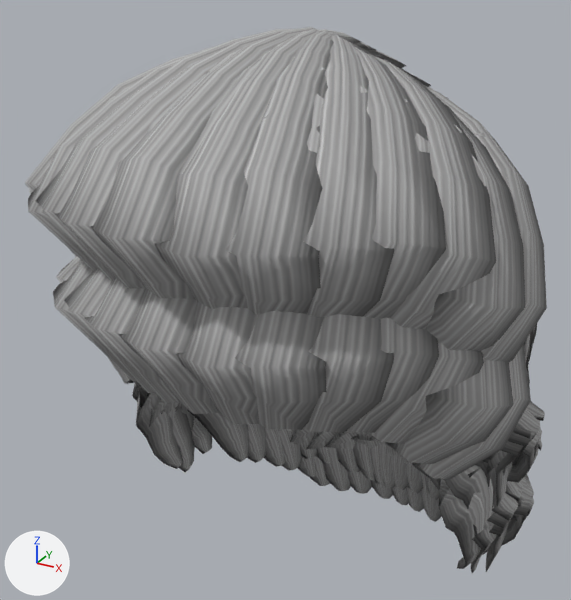
A saved change to the glTF model trainer-models/hair/h-pompadour.glb.
The view is the same before and after, from a camera (50 mm lens) standing at (0.14, -0.265, 1.883) and looking at (-0.016, 0.018, 1.741). Arrows for +X, +Y and +Z are at lower left; the lights stay in place. The first picture is the older version. Vertices at exactly the same position are counted once.

Objects in the first picture: 'h-pompadour-f', 'h-pompadour-m'.
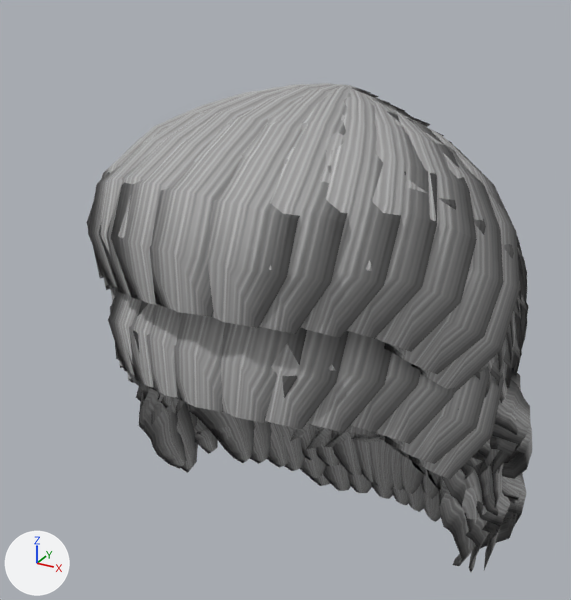
The change, as JSON lines over the scene's bpy script:
```json
{"block": "me_h_pompadour_m", "where": "# used by ob_h_pompadour_m; location = (0.0, 0.0, 0.0)"}
{"op": "remove", "block": "me_h_pompadour_m", "code": "me_h_pompadour_m.from_pydata(...)  # 8933 vertices, 15928 faces; spans x -0.099..0.1, y -0.107..0.124, z 1.607..1.858"}
{"op": "add", "block": "me_h_pompadour_m", "code": "me_h_pompadour_m.from_pydata(...)  # 8933 vertices, 15928 faces; spans x -0.097..0.096, y -0.08..0.12, z 1.607..1.837"}
{"block": "me_h_pompadour_m", "change": "me_h_pompadour_m part 1: the loose piece of 36 vertices spanning x 0.062..0.1, y -0.016..0.031, z 1.711..1.786 is multiplied about its middle by the matrix ((0.765, -0.066, -0.043), (0.034, 1.0, -0.003), (-0.189, 0.0, 0.927)), then moved by (-0.003, 0.001, -0.001)"}
{"block": "me_h_pompadour_m", "change": "me_h_pompadour_m part 2: 7614 of 8933 vertices moved; they spanned x -0.099..0.1, y -0.107..0.124, z 1.615..1.858 and now span x -0.097..0.096, y -0.08..0.12, z 1.615..1.837; mean shift (0.0, 0.006, -0.008); largest move (-0.001, 0.04, 1.853) -> (-0.003, 0.071, 1.82)"}
{"block": "me_h_pompadour_m", "change": "other edits to the shape of me_h_pompadour_m do not show in these pictures"}
{"block": "me_h_pompadour_f", "where": "# used by ob_h_pompadour_f; location = (0.0, 0.0, 0.0)"}
{"op": "remove", "block": "me_h_pompadour_f", "code": "me_h_pompadour_f.from_pydata(...)  # 8933 vertices, 15928 faces; spans x -0.098..0.099, y -0.099..0.13, z 1.562..1.815"}
{"op": "add", "block": "me_h_pompadour_f", "code": "me_h_pompadour_f.from_pydata(...)  # 8933 vertices, 15928 faces; spans x -0.094..0.096, y -0.073..0.13, z 1.562..1.793"}
{"block": "me_h_pompadour_f", "change": "me_h_pompadour_f part 3: the loose piece of 36 vertices spanning x -0.073..-0.049, y 0.053..0.088, z 1.598..1.667 is multiplied about its middle by the matrix ((0.797, 0.147, -0.024), (0.111, 0.921, 0.001), (0.005, 0.011, 1.0)), then moved by (0.001, 0.0, 0.0)"}
{"block": "me_h_pompadour_f", "change": "me_h_pompadour_f part 4: the loose piece of 36 vertices spanning x -0.079..-0.057, y 0.039..0.074, z 1.608..1.677 is multiplied about its middle by the matrix ((0.74, 0.15, -0.043), (0.093, 0.948, 0.005), (0.003, 0.009, 1.001)), then moved by (0.001, 0.0, 0.0)"}
{"block": "me_h_pompadour_f", "change": "me_h_pompadour_f part 5: the loose piece of 36 vertices spanning x -0.083..-0.062, y 0.027..0.064, z 1.615..1.684 is multiplied about its middle by the matrix ((0.715, 0.128, -0.053), (0.062, 0.973, 0.002), (0.0, 0.007, 1.002)), then moved by (0.001, 0.0, 0.0)"}
{"block": "me_h_pompadour_f", "change": "me_h_pompadour_f part 6: the loose piece of 36 vertices spanning x -0.085..-0.071, y -0.02..0.02, z 1.636..1.703 is multiplied about its middle by the matrix ((0.76, -0.024, -0.02), (-0.078, 0.993, -0.007), (0.068, 0.01, 0.996)), then moved by (0.001, 0.001, 0.0)"}
{"block": "me_h_pompadour_f", "change": "me_h_pompadour_f part 7: the loose piece of 36 vertices spanning x 0.069..0.089, y -0.02..0.021, z 1.647..1.718 is multiplied about its middle by the matrix ((0.687, 0.011, -0.021), (0.097, 0.997, 0.005), (-0.112, 0.007, 0.988)), then moved by (-0.002, 0.001, -0.001)"}
{"block": "me_h_pompadour_f", "change": "me_h_pompadour_f part 8: 7343 of 8933 vertices moved; they spanned x -0.098..0.099, y -0.099..0.129, z 1.57..1.815 and now span x -0.094..0.096, y -0.073..0.128, z 1.57..1.793; mean shift (0.0, 0.006, -0.008); largest move (-0.002, 0.049, 1.809) -> (-0.003, 0.08, 1.776)"}
{"block": "me_h_pompadour_f", "change": "other edits to the shape of me_h_pompadour_f do not show in these pictures"}
```

Where the change shows, as pixel boxes (x1, y1, x2, y2) in the pictures (571 x 600 px; the box of a moved part takes in the faces that stretch with it):
```json
{"object": "h-pompadour-m", "change": "reshaped", "before": [25, 27, 547, 506], "after": [87, 83, 532, 507], "on screen": "15% narrower, 11% shorter"}
{"object": "h-pompadour-f", "change": "reshaped", "before": [53, 256, 534, 573], "after": [108, 291, 527, 572], "on screen": "13% narrower, 11% shorter"}
{"part": 1, "of": "me_h_pompadour_m", "change": "moved or reshaped", "before": [526, 401, 545, 421], "after": [498, 335, 508, 403]}
{"part": 2, "of": "me_h_pompadour_m", "change": "moved or reshaped", "before": [25, 27, 547, 506], "after": [87, 83, 532, 507]}
{"part": 3, "of": "me_h_pompadour_f", "change": "moved or reshaped", "before": [264, 428, 285, 467], "after": [267, 423, 289, 467]}
{"part": 4, "of": "me_h_pompadour_f", "change": "moved or reshaped", "before": [247, 424, 266, 463], "after": [250, 421, 272, 464]}
{"part": 5, "of": "me_h_pompadour_f", "change": "moved or reshaped", "before": [187, 409, 249, 462], "after": [189, 404, 255, 463]}
{"part": 6, "of": "me_h_pompadour_f", "change": "moved or reshaped", "before": [136, 387, 183, 469], "after": [139, 388, 187, 469]}
{"part": 7, "of": "me_h_pompadour_f", "change": "moved or reshaped", "before": [444, 465, 496, 553], "after": [441, 469, 488, 551]}
{"part": 8, "of": "me_h_pompadour_f", "change": "moved or reshaped", "before": [53, 256, 534, 573], "after": [108, 291, 527, 572]}
```
